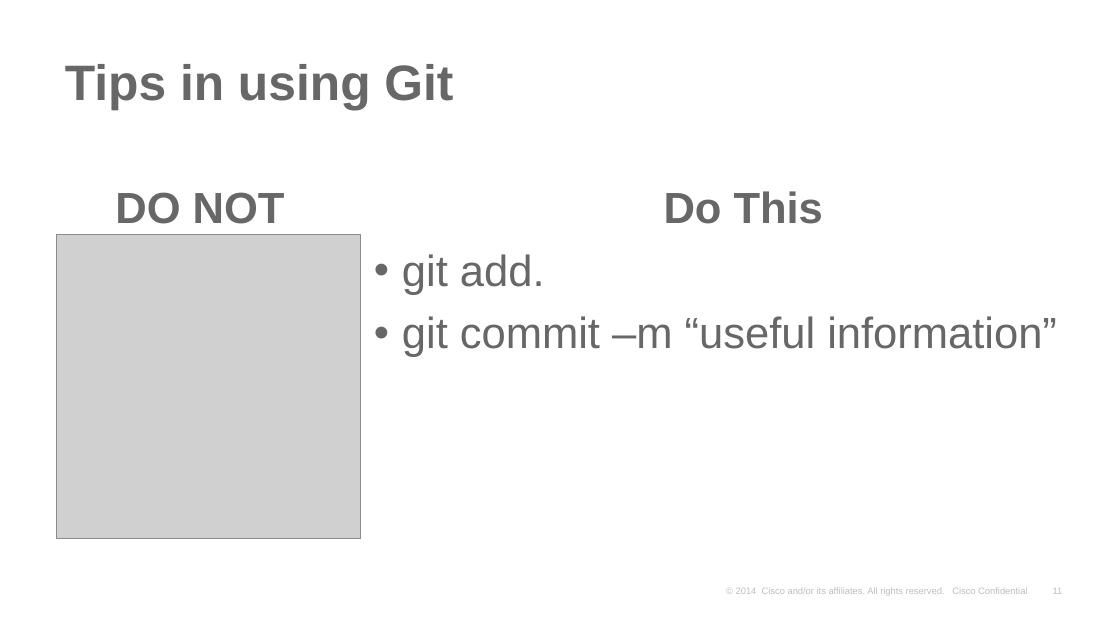
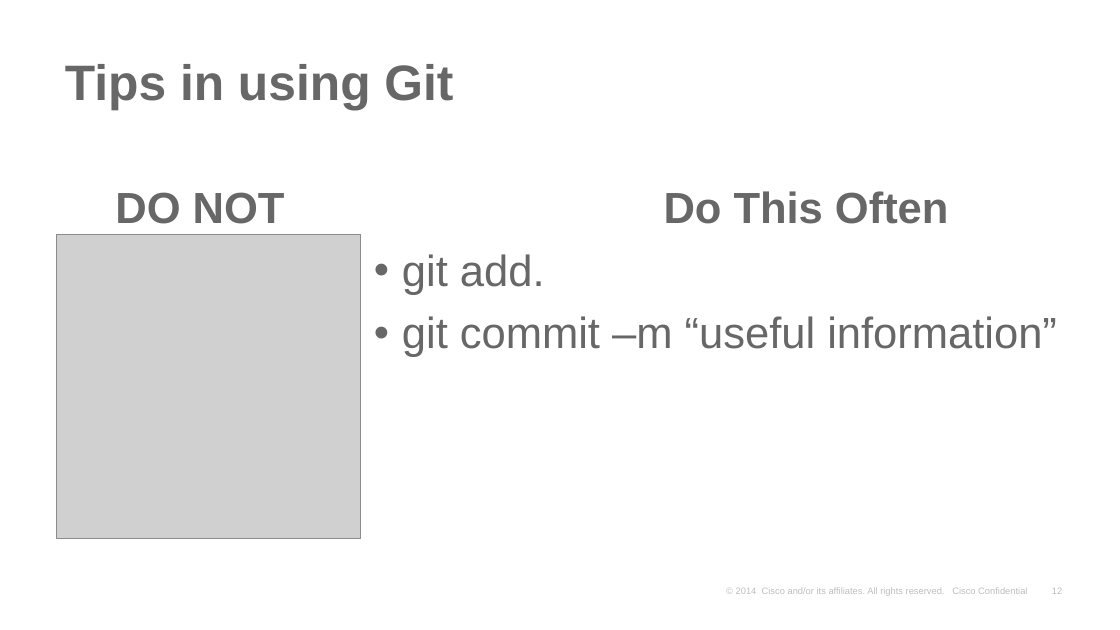
Before and after one commit to spirrello/devshow, a slide deck: slide 12 of Git101.pptx (slide 11 before the commit). Drawn at 1120x630 pixels with LibreOffice and Linux fonts; fonts in the diff are those of the drawing; grey boxes stand for pictures; background and template pictures are left out. Boxes give left, top, right and bottom in pixels: in the first picture for what was removed or moved away, otherwise in the second. Text is boxed around its words. In the diff, an @@ line names an element or a change of style, - is before the commit and + after.

```diff
--- a/Git101.pptx
+++ b/Git101.pptx
@@ text at (664,191,949,224): text changed @@
-Do This
+Do This Often
```
Also in this commit, not shown: 2 other slides changed, 2 slides added, 5 other files.
